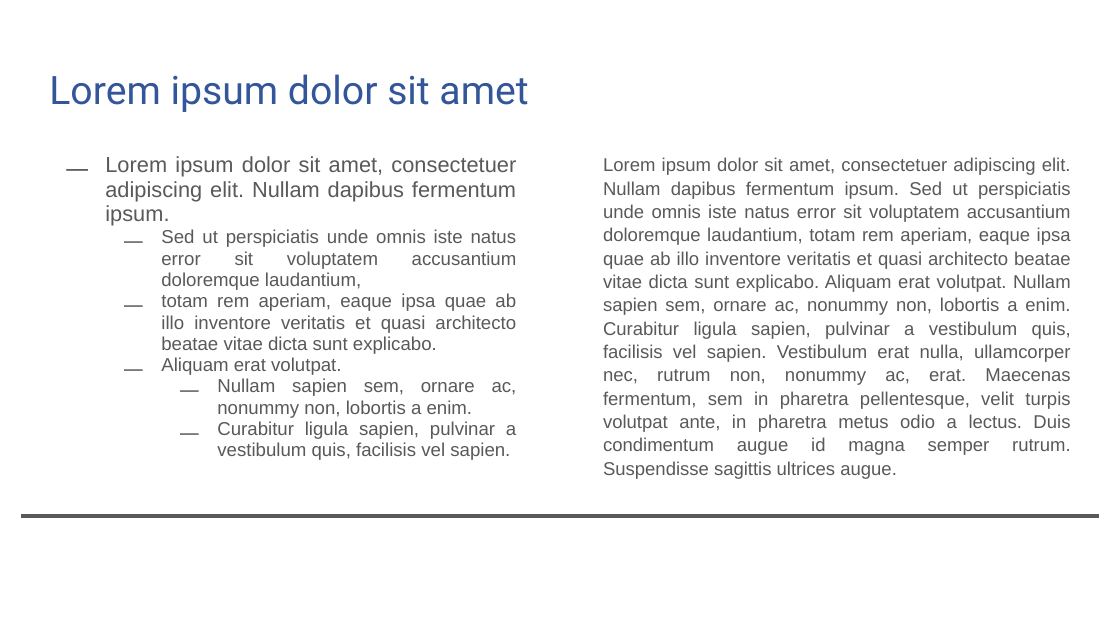
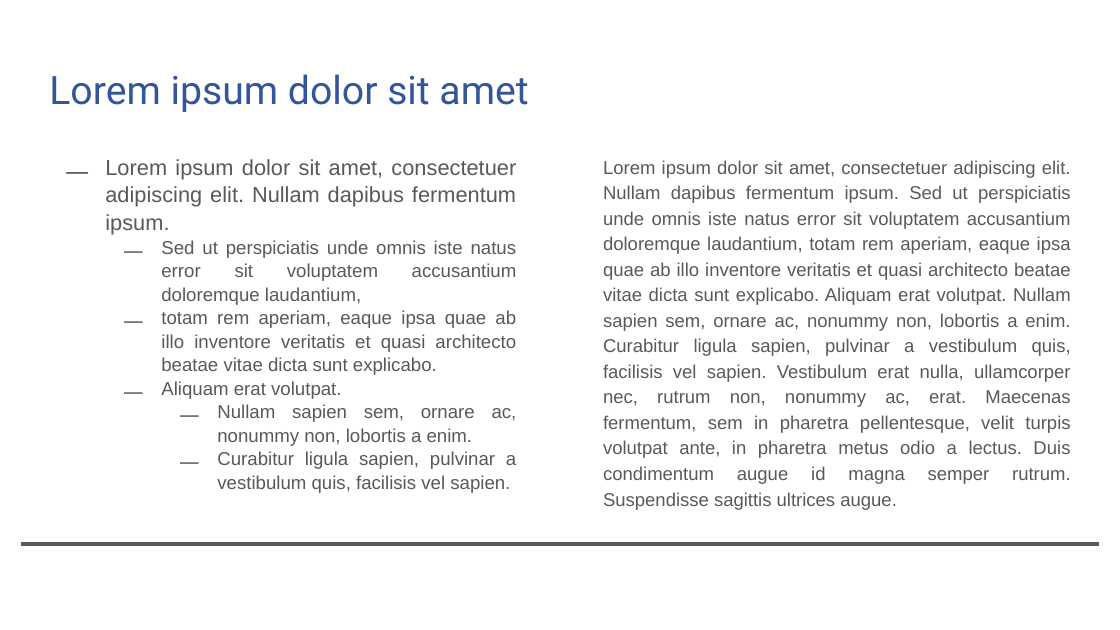
Before and after one commit to Zuskat/MP-visualni-styl-gymnasia, a slide deck: slide 4 of šablony/prezentace/Prezentace GJK.pptx. Drawn at 1120x630 pixels with LibreOffice and Linux fonts; fonts in the diff are those of the drawing; background and template pictures are left out. Boxes give left, top, right and bottom in pixels: in the first picture for what was removed or moved away, otherwise in the second. Text is boxed around its words. In the diff, an @@ line names an element or a change of style, - is before the commit and + after.

```diff
--- a/šablony/prezentace/Prezentace GJK.pptx
+++ b/šablony/prezentace/Prezentace GJK.pptx
@@ text "Lorem ipsum dolor sit amet, ..." at bbox=[105, 159, 517, 493]: line spacing 0.95 to 1.05 @@
@@ text "Lorem ipsum dolor sit amet, ..." at bbox=[603, 160, 1071, 510]: line spacing 1.05 to 1.15 @@
@@ line moved from (21, 516) - (1099, 516) to (21, 544) - (1099, 544) @@
```
Also in this commit, not shown: 9 other slides changed, 1 slide added, 1 slide removed, 1 other file.
